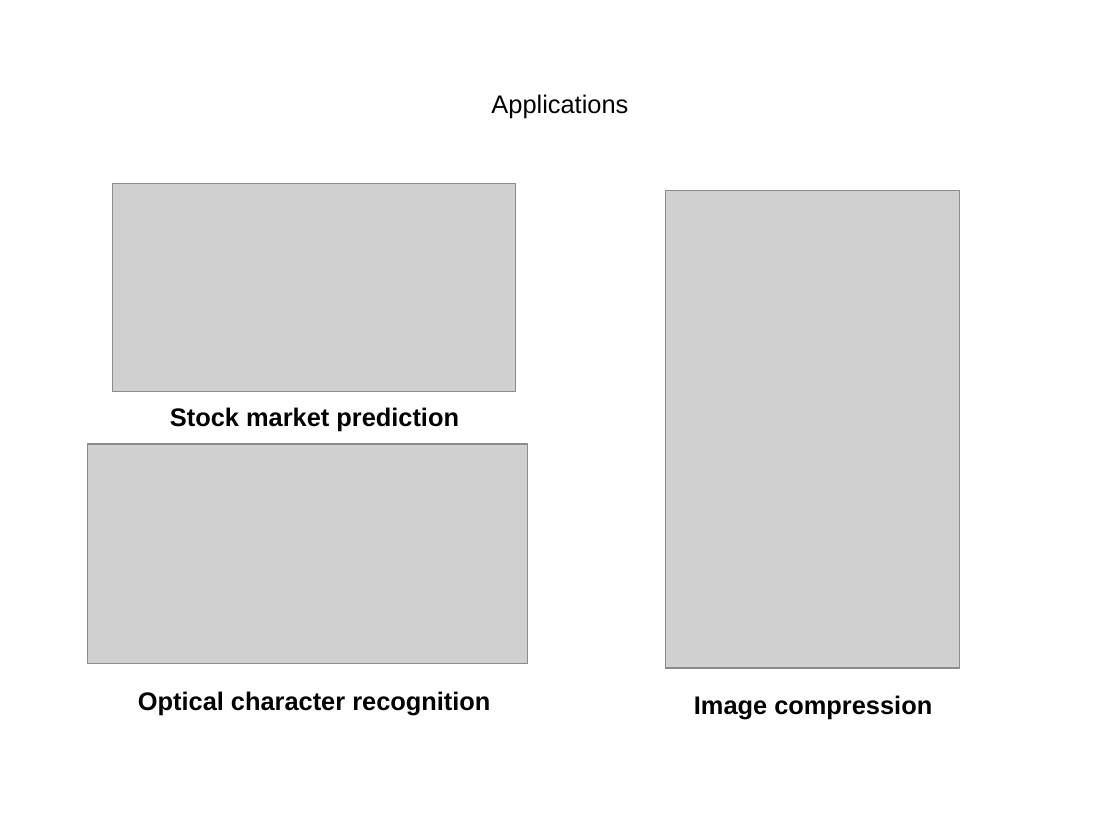
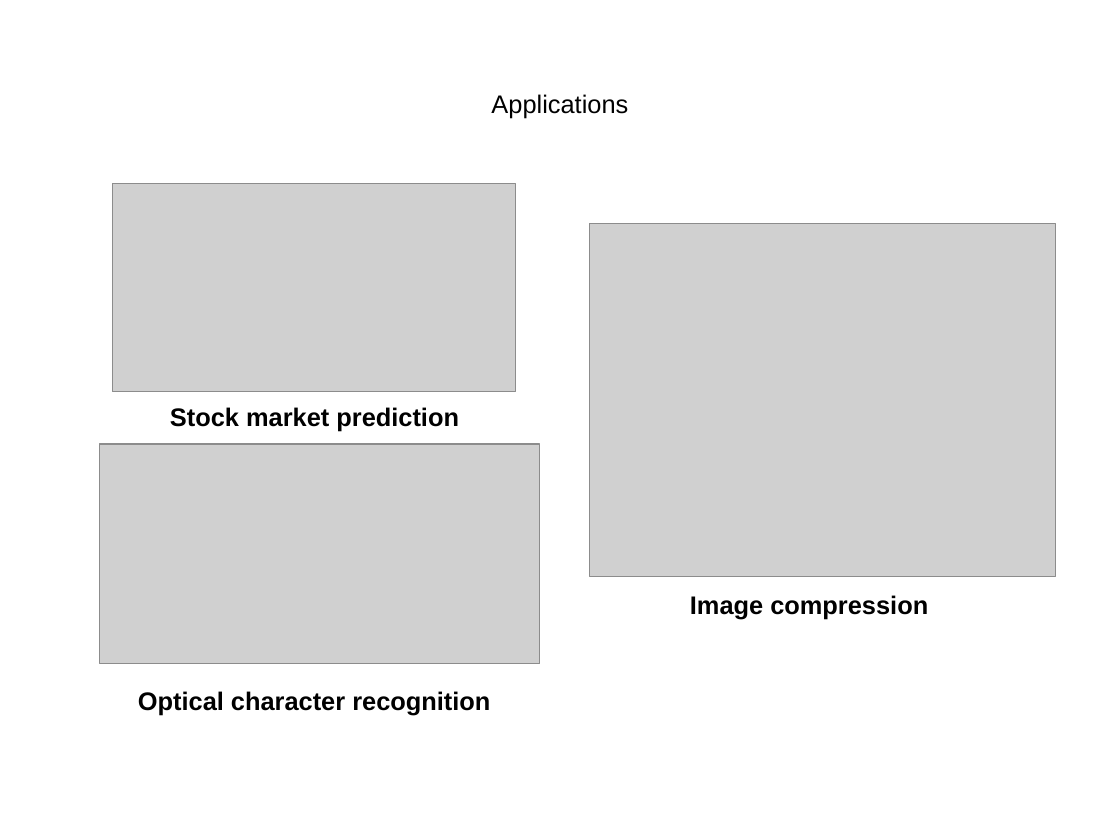
Before and after one commit to JaimeLennox/topicspresentation, a slide deck: slide 1 of presentation_applications.pptx. Drawn at 1120x840 pixels with LibreOffice and Linux fonts; fonts in the diff are those of the drawing; grey boxes stand for pictures. Boxes give left, top, right and bottom in pixels: in the first picture for what was removed or moved away, otherwise in the second. Text is boxed around its words. In the diff, an @@ line names an element or a change of style, - is before the commit and + after.

```diff
--- a/presentation_applications.pptx
+++ b/presentation_applications.pptx
@@ picture: place and size @@
-picture at box(666, 191, 960, 669)
+picture at box(589, 224, 1056, 576)
@@ picture: place and size @@
-picture at box(88, 444, 528, 665)
+picture at box(100, 444, 540, 665)
@@ text "Image compression": place and size @@
-text "Image compression" at box(694, 695, 932, 719)
+text "Image compression" at box(690, 595, 928, 619)
```
Also in this commit, not shown: 1 other slide changed, 1 other file.
